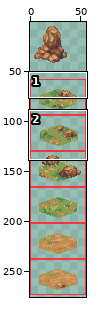
A sprite sheet gets an edit: dist/assets/hex-tile-experiment-tiles.png. Above: a wide view before the commit, with the close-up outlined.
Close-up. Before the edit:
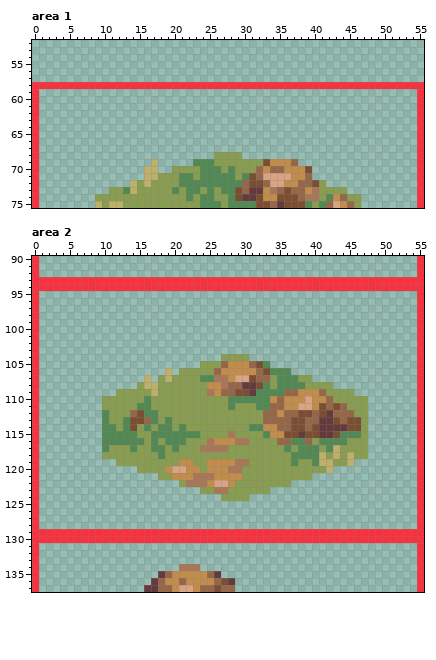
The file is 56x276 pixels. Shown: area 1: x 0..55, y 52..75; area 2: x 0..55, y 90..137. The old version is drawn lined up with the new one. The wide view leaves out empty margins. The commit also changed other parts of the picture, which this record leaves out.
After the commit:
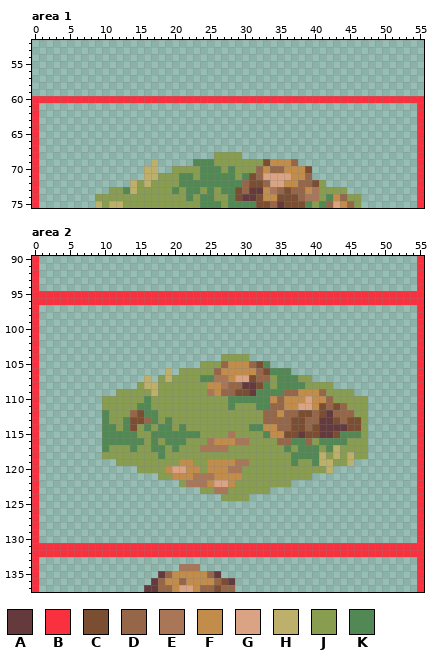
Palette (. is transparent): A #653a3c  B #f9303d  C #7b4d31  D #966648  E #a97758  F #c28c4b  G #daa383  H #bdb06a  J #889d50  K #518853
Changes in this commit:
whole drawing moved by +0,-2 (the old picture is shown already moved)
Area 1:
Colour B is added in row 60 at x 1 to 54.
The edit erases colour B in row 58 at x 0 to 55; in row 59 at x 0 and 55.
Area 2:
Colour B is added in rows 95 to 96 at x 1 to 54; in rows 131 to 132 at x 1 to 54.
The edit erases colour B in rows 93 to 94 at x 1 to 54; in rows 129 to 130 at x 1 to 54.
Where, in picture pixels (left, top, right, bottom), the same in both close-ups:
changed: (32, 82, 424, 103)
changed: (39, 277, 417, 305)
changed: (39, 529, 417, 557)
